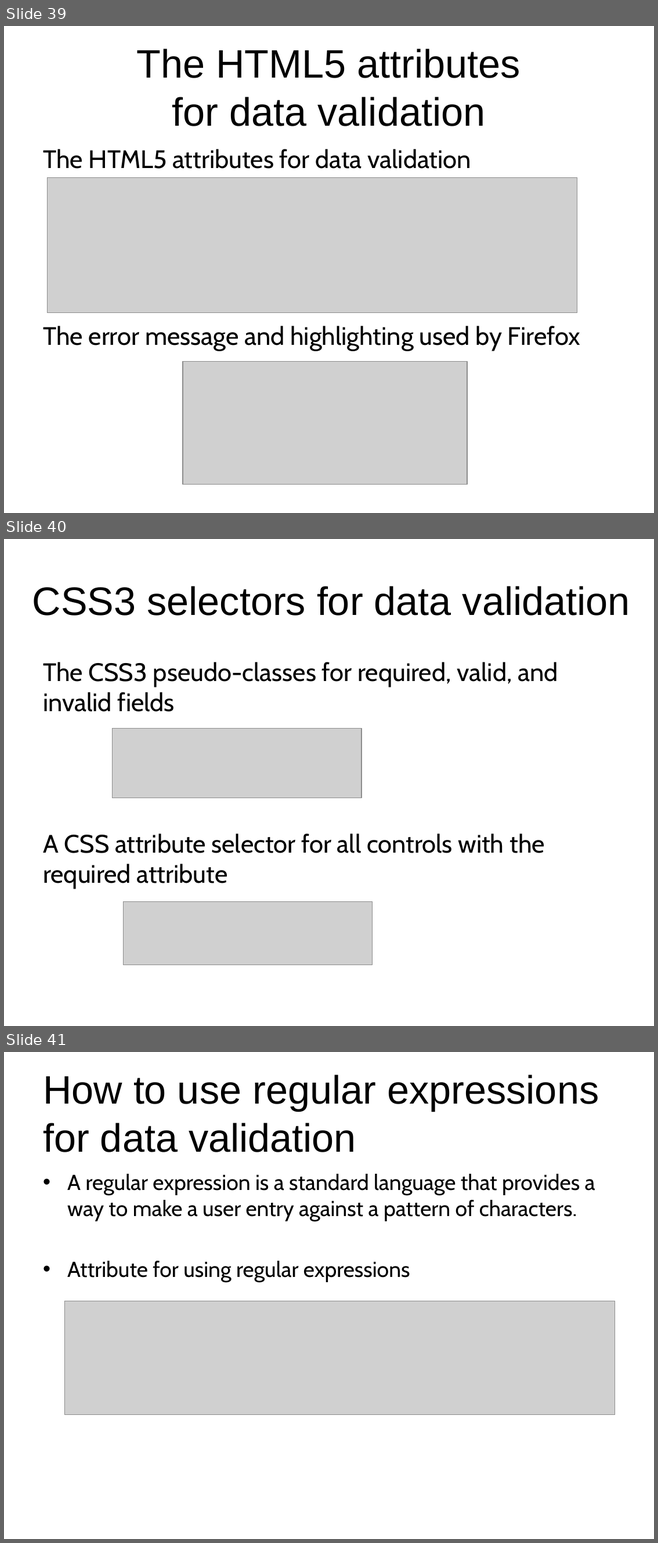
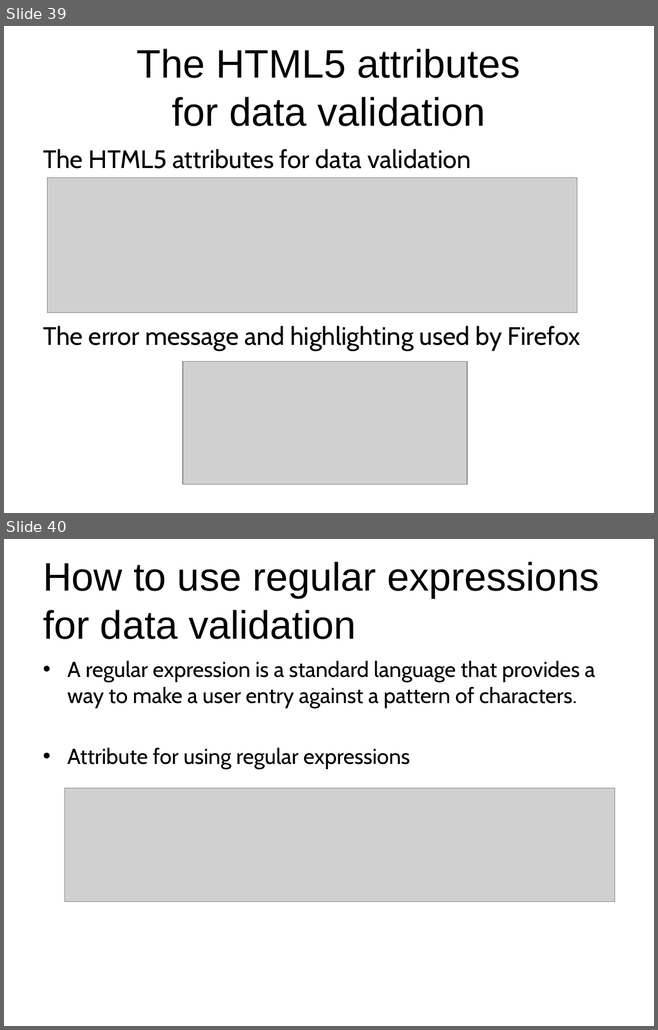
Before and after one commit to haibkt2/FE11, a slide deck: M35-HTML-CSS/Session 14-15/Chapter 13 How to work with forms Reviewed.pptx. Shown one above the other, each under a label of ours: slides 39, 40 and 41 before the commit, slides 39 and 40 after it. The pictures are 658x1543 and 658x1030 pixels, drawn with LibreOffice and Linux fonts; fonts in the diff are those of the drawing; grey boxes stand for pictures; background and template pictures are left out. Boxes give left, top, right and bottom in pixels: in the first picture for what was removed or moved away, otherwise in the second. Text is boxed around its words. In the diff, an @@ line names an element or a change of style, - is before the commit and + after.

Commit message:
Update slide form

```diff
--- a/M35-HTML-CSS/Session 14-15/Chapter 13 How to work with forms Reviewed.pptx
+++ b/M35-HTML-CSS/Session 14-15/Chapter 13 How to work with forms Reviewed.pptx
@@ slide 40 removed at [4,539,654,1026], background picture (left out) @@
@@ title removed at [32,586,630,616] @@
-CSS3 selectors for data validation
@@ text removed at [43,662,557,889] @@
-The CSS3 pseudo-classes for required, valid, and invalid fields
-A CSS attribute selector for all controls with the required attribute
@@ picture removed at [112,729,361,798] @@
@@ picture removed at [123,901,372,965] @@
@@ what was slide 41 is now slide 40 @@
```
